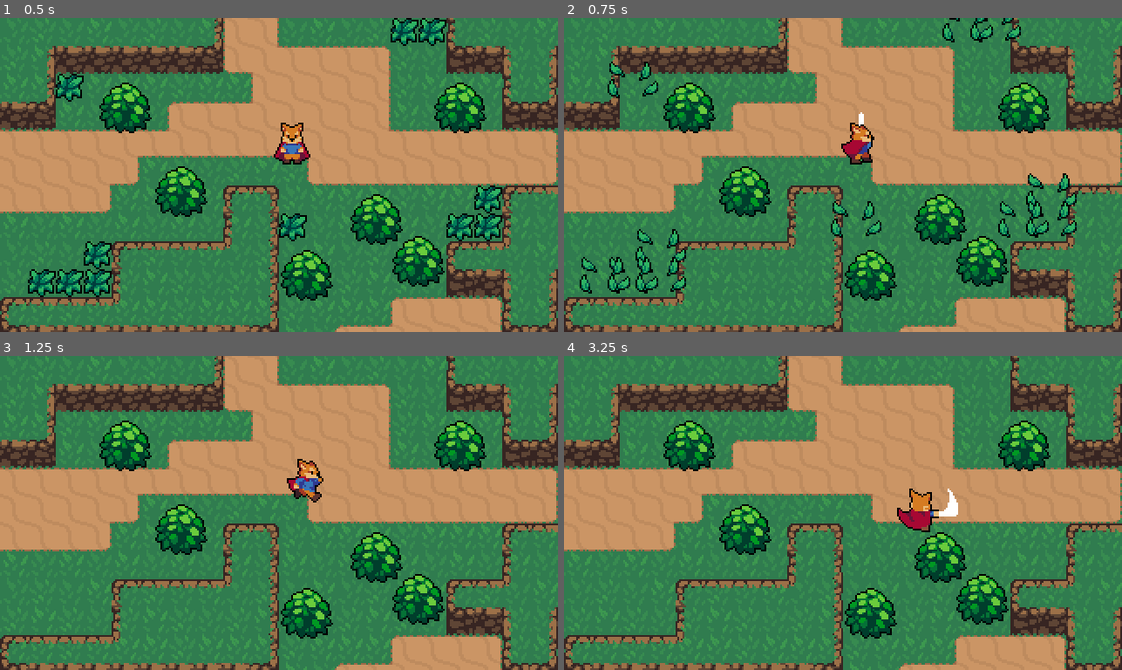
Above: before the commit, frames 1-4 (two rows, left to right).
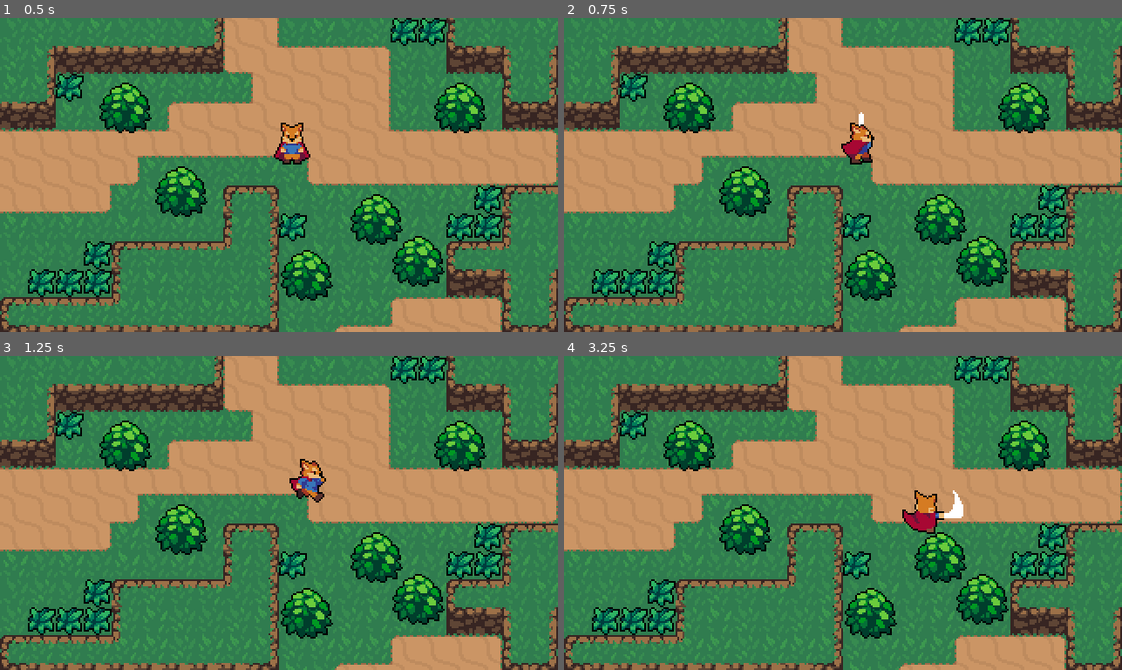
Above: after the commit, the same moments.

Repository: NonADev/ActionRPG
Game: Godot game, scene res://World.tscn
The game is run twice, just before and just after one commit, with the same random seed, the same clock (stepped at 60 frames per second) and the same inputs.
Inputs:
- Up to frame 1 (0.5 s): no input
- Up to frame 2 (0.75 s): tap Enter at 0.5 s; hold Right (ui_right) from 0.53 s (still down); tap Space (ui_attack) at 0.6 s
- Up to frame 3 (1.25 s): keep holding Right (ui_right)
- Up to frame 4 (3.25 s): release Right (ui_right) at 1.28 s; hold Down (ui_down) 1.28-2.03 s; tap Space (ui_attack) at 1.35, 2.1, 2.85 s; hold Right (ui_right) 2.03-2.78 s; hold Up (ui_up) from 2.78 s (still down)

Frame 1 is identical in both runs. In frame 2, 5.5% of the frame differs, in the area x 2-92%, y 0-89%; in frame 3, 4.1%; in frame 4, 4.4%.

Commit message:
adicionado hitboxes e hurtboxes

Diff:
--- /dev/null
+++ b/Resources/Overlap/Hitbox.tscn
@@ -0,0 +1,7 @@
+[gd_scene format=2]
+
+[node name="Hitbox" type="Area2D"]
+collision_layer = 0
+collision_mask = 0
+
+[node name="CollisionShape2D" type="CollisionShape2D" parent="."]
--- /dev/null
+++ b/Resources/Overlap/Hurtbox.tscn
@@ -0,0 +1,7 @@
+[gd_scene format=2]
+
+[node name="Hurtbox" type="Area2D"]
+collision_layer = 0
+collision_mask = 0
+
+[node name="CollisionShape2D" type="CollisionShape2D" parent="."]
--- a/Resources/Player/Player.gd
+++ b/Resources/Player/Player.gd
@@ -22,7 +22,7 @@
 	animationTree.active = true
 
 
-func _process(delta):
+func _physics_process(delta):
 	match state:
 		MOVE:
 			move_state(delta)
--- a/Resources/Player/Player.tscn
+++ b/Resources/Player/Player.tscn
@@ -1,7 +1,8 @@
-[gd_scene load_steps=37 format=2]
+[gd_scene load_steps=39 format=2]
 
 [ext_resource path="res://Resources/Player/Player.gd" type="Script" id=1]
 [ext_resource path="res://Resources/Player/Player.png" type="Texture" id=2]
+[ext_resource path="res://Resources/Overlap/Hitbox.tscn" type="PackedScene" id=3]
 
 [sub_resource type="CapsuleShape2D" id=1]
 radius = 4.0
@@ -36,6 +37,30 @@
 "method": "attack_animation_finished"
 } ]
 }
+tracks/2/type = "value"
+tracks/2/path = NodePath("HitboxPivot:rotation_degrees")
+tracks/2/interp = 1
+tracks/2/loop_wrap = true
+tracks/2/imported = false
+tracks/2/enabled = true
+tracks/2/keys = {
+"times": PoolRealArray( 0 ),
+"transitions": PoolRealArray( 1 ),
+"update": 0,
+"values": [ 90.0 ]
+}
+tracks/3/type = "value"
+tracks/3/path = NodePath("HitboxPivot/SwordHitBox/CollisionShape2D:disabled")
+tracks/3/interp = 1
+tracks/3/loop_wrap = true
+tracks/3/imported = false
+tracks/3/enabled = true
+tracks/3/keys = {
+"times": PoolRealArray( 0.1, 0.3 ),
+"transitions": PoolRealArray( 1, 1 ),
+"update": 1,
+"values": [ false, true ]
+}
 
 [sub_resource type="Animation" id=3]
 resource_name = "AttackLeft"
@@ -66,6 +91,30 @@
 "method": "attack_animation_finished"
 } ]
 }
+tracks/2/type = "value"
+tracks/2/path = NodePath("HitboxPivot:rotation_degrees")
+tracks/2/interp = 1
+tracks/2/loop_wrap = true
+tracks/2/imported = false
+tracks/2/enabled = true
+tracks/2/keys = {
+"times": PoolRealArray( 0 ),
+"transitions": PoolRealArray( 1 ),
+"update": 0,
+"values": [ 180.0 ]
+}
+tracks/3/type = "value"
+tracks/3/path = NodePath("HitboxPivot/SwordHitBox/CollisionShape2D:disabled")
+tracks/3/interp = 1
+tracks/3/loop_wrap = true
+tracks/3/imported = false
+tracks/3/enabled = true
+tracks/3/keys = {
+"times": PoolRealArray( 0.1, 0.3 ),
+"transitions": PoolRealArray( 1, 1 ),
+"update": 1,
+"values": [ false, true ]
+}
 
 [sub_resource type="Animation" id=4]
 resource_name = "AttackRight"
@@ -96,6 +145,30 @@
 "method": "attack_animation_finished"
 } ]
 }
+tracks/2/type = "value"
+tracks/2/path = NodePath("HitboxPivot:rotation_degrees")
+tracks/2/interp = 1
+tracks/2/loop_wrap = true
+tracks/2/imported = false
+tracks/2/enabled = true
+tracks/2/keys = {
+"times": PoolRealArray( 0 ),
+"transitions": PoolRealArray( 1 ),
+"update": 0,
+"values": [ 0.0 ]
+}
+tracks/3/type = "value"
+tracks/3/path = NodePath("HitboxPivot/SwordHitBox/CollisionShape2D:disabled")
+tracks/3/interp = 1
+tracks/3/loop_wrap = true
+tracks/3/imported = false
+tracks/3/enabled = true
+tracks/3/keys = {
+"times": PoolRealArray( 0.1, 0.3 ),
+"transitions": PoolRealArray( 1, 1 ),
+"update": 1,
+"values": [ false, true ]
+}
 
 [sub_resource type="Animation" id=5]
 resource_name = "AttackUp"
@@ -126,6 +199,30 @@
 "method": "attack_animation_finished"
 } ]
 }
+tracks/2/type = "value"
+tracks/2/path = NodePath("HitboxPivot:rotation_degrees")
+tracks/2/interp = 1
+tracks/2/loop_wrap = true
+tracks/2/imported = false
+tracks/2/enabled = true
+tracks/2/keys = {
+"times": PoolRealArray( 0 ),
+"transitions": PoolRealArray( 1 ),
+"update": 0,
+"values": [ 270.0 ]
+}
+tracks/3/type = "value"
+tracks/3/path = NodePath("HitboxPivot/SwordHitBox/CollisionShape2D:disabled")
+tracks/3/interp = 1
+tracks/3/loop_wrap = true
+tracks/3/imported = false
+tracks/3/enabled = true
+tracks/3/keys = {
+"times": PoolRealArray( 0.1, 0.3 ),
+"transitions": PoolRealArray( 1, 1 ),
+"update": 1,
+"values": [ false, true ]
+}
 
 [sub_resource type="Animation" id=6]
 length = 0.1
@@ -255,101 +352,105 @@
 "values": [ 7, 8, 9, 10, 11, 6 ]
 }
 
-[sub_resource type="AnimationNodeAnimation" id=28]
+[sub_resource type="AnimationNodeAnimation" id=14]
 animation = "AttackLeft"
 
-[sub_resource type="AnimationNodeAnimation" id=29]
+[sub_resource type="AnimationNodeAnimation" id=15]
 animation = "AttackUp"
 
-[sub_resource type="AnimationNodeAnimation" id=30]
+[sub_resource type="AnimationNodeAnimation" id=16]
 animation = "AttackDown"
 
-[sub_resource type="AnimationNodeAnimation" id=31]
+[sub_resource type="AnimationNodeAnimation" id=17]
 animation = "AttackRight"
 
-[sub_resource type="AnimationNodeBlendSpace2D" id=32]
-blend_point_0/node = SubResource( 28 )
+[sub_resource type="AnimationNodeBlendSpace2D" id=18]
+blend_point_0/node = SubResource( 14 )
 blend_point_0/pos = Vector2( -1, 0 )
-blend_point_1/node = SubResource( 29 )
+blend_point_1/node = SubResource( 15 )
 blend_point_1/pos = Vector2( 0, -1.1 )
-blend_point_2/node = SubResource( 30 )
+blend_point_2/node = SubResource( 16 )
 blend_point_2/pos = Vector2( 0, 1.1 )
-blend_point_3/node = SubResource( 31 )
+blend_point_3/node = SubResource( 17 )
 blend_point_3/pos = Vector2( 1, 0 )
 min_space = Vector2( -1, -1.1 )
 max_space = Vector2( 1, 1.1 )
 blend_mode = 1
 
-[sub_resource type="AnimationNodeAnimation" id=14]
+[sub_resource type="AnimationNodeAnimation" id=19]
 animation = "IdleLeft"
 
-[sub_resource type="AnimationNodeAnimation" id=15]
+[sub_resource type="AnimationNodeAnimation" id=20]
 animation = "IdleDown"
 
-[sub_resource type="AnimationNodeAnimation" id=16]
+[sub_resource type="AnimationNodeAnimation" id=21]
 animation = "IdleRight"
 
-[sub_resource type="AnimationNodeAnimation" id=17]
+[sub_resource type="AnimationNodeAnimation" id=22]
 animation = "IdleTop"
 
-[sub_resource type="AnimationNodeBlendSpace2D" id=18]
-blend_point_0/node = SubResource( 14 )
+[sub_resource type="AnimationNodeBlendSpace2D" id=23]
+blend_point_0/node = SubResource( 19 )
 blend_point_0/pos = Vector2( -1, 0 )
-blend_point_1/node = SubResource( 15 )
+blend_point_1/node = SubResource( 20 )
 blend_point_1/pos = Vector2( 0, 1.1 )
-blend_point_2/node = SubResource( 16 )
+blend_point_2/node = SubResource( 21 )
 blend_point_2/pos = Vector2( 1, 0 )
-blend_point_3/node = SubResource( 17 )
+blend_point_3/node = SubResource( 22 )
 blend_point_3/pos = Vector2( 0, -1.1 )
 min_space = Vector2( -1, -1.1 )
 max_space = Vector2( 1, 1.1 )
 blend_mode = 1
 
-[sub_resource type="AnimationNodeAnimation" id=19]
+[sub_resource type="AnimationNodeAnimation" id=24]
 animation = "RunLeft"
 
-[sub_resource type="AnimationNodeAnimation" id=20]
+[sub_resource type="AnimationNodeAnimation" id=25]
 animation = "RunRight"
 
-[sub_resource type="AnimationNodeAnimation" id=21]
+[sub_resource type="AnimationNodeAnimation" id=26]
 animation = "RunDown"
 
-[sub_resource type="AnimationNodeAnimation" id=22]
+[sub_resource type="AnimationNodeAnimation" id=27]
 animation = "RunUp"
 
-[sub_resource type="AnimationNodeBlendSpace2D" id=23]
-blend_point_0/node = SubResource( 19 )
+[sub_resource type="AnimationNodeBlendSpace2D" id=28]
+blend_point_0/node = SubResource( 24 )
 blend_point_0/pos = Vector2( -1, 0 )
-blend_point_1/node = SubResource( 20 )
+blend_point_1/node = SubResource( 25 )
 blend_point_1/pos = Vector2( 1, 0 )
-blend_point_2/node = SubResource( 21 )
+blend_point_2/node = SubResource( 26 )
 blend_point_2/pos = Vector2( 0, 1 )
-blend_point_3/node = SubResource( 22 )
+blend_point_3/node = SubResource( 27 )
 blend_point_3/pos = Vector2( 0, -1 )
 blend_mode = 1
 
-[sub_resource type="AnimationNodeStateMachineTransition" id=24]
-
-[sub_resource type="AnimationNodeStateMachineTransition" id=25]
-
-[sub_resource type="AnimationNodeStateMachineTransition" id=33]
-
-[sub_resource type="AnimationNodeStateMachineTransition" id=34]
-
-[sub_resource type="AnimationNodeStateMachine" id=26]
-states/Attack/node = SubResource( 32 )
+[sub_resource type="AnimationNodeStateMachineTransition" id=29]
+
+[sub_resource type="AnimationNodeStateMachineTransition" id=30]
+
+[sub_resource type="AnimationNodeStateMachineTransition" id=31]
+
+[sub_resource type="AnimationNodeStateMachineTransition" id=32]
+
+[sub_resource type="AnimationNodeStateMachine" id=33]
+states/Attack/node = SubResource( 18 )
 states/Attack/position = Vector2( 143, 206 )
-states/Idle/node = SubResource( 18 )
+states/Idle/node = SubResource( 23 )
 states/Idle/position = Vector2( 143, 92 )
-states/Run/node = SubResource( 23 )
+states/Run/node = SubResource( 28 )
 states/Run/position = Vector2( 371, 92 )
-transitions = [ "Idle", "Run", SubResource( 24 ), "Run", "Idle", SubResource( 25 ), "Idle", "Attack", SubResource( 33 ), "Attack", "Idle", SubResource( 34 ) ]
+transitions = [ "Idle", "Run", SubResource( 29 ), "Run", "Idle", SubResource( 30 ), "Idle", "Attack", SubResource( 31 ), "Attack", "Idle", SubResource( 32 ) ]
 start_node = "Idle"
 graph_offset = Vector2( -62, 51 )
 
-[sub_resource type="AnimationNodeStateMachinePlayback" id=27]
+[sub_resource type="AnimationNodeStateMachinePlayback" id=34]
+
+[sub_resource type="CapsuleShape2D" id=35]
+height = 12.0
 
 [node name="Player" type="KinematicBody2D"]
+collision_layer = 2
 script = ExtResource( 1 )
 __meta__ = {
 "_edit_group_": true
@@ -359,7 +460,7 @@
 position = Vector2( 0, -9 )
 texture = ExtResource( 2 )
 hframes = 60
-frame = 18
+frame = 39
 
 [node name="CollisionShape2D" type="CollisionShape2D" parent="."]
 rotation = -1.5708
@@ -380,9 +481,26 @@
 anims/RunUp = SubResource( 13 )
 
 [node name="AnimationTree" type="AnimationTree" parent="."]
-tree_root = SubResource( 26 )
+tree_root = SubResource( 33 )
 anim_player = NodePath("../AnimationPlayer")
-parameters/playback = SubResource( 27 )
+parameters/playback = SubResource( 34 )
 parameters/Attack/blend_position = Vector2( 0.0152284, 0.171676 )
 parameters/Idle/blend_position = Vector2( 0, 0.1 )
 parameters/Run/blend_position = Vector2( 0, 0 )
+
+[node name="HitboxPivot" type="Position2D" parent="."]
+position = Vector2( 0, -4 )
+rotation = 1.5708
+__meta__ = {
+"_gizmo_extents_": 8.0
+}
+
+[node name="SwordHitBox" parent="HitboxPivot" instance=ExtResource( 3 )]
+position = Vector2( 15, 0 )
+collision_mask = 8
+
+[node name="CollisionShape2D" parent="HitboxPivot/SwordHitBox" index="0"]
+shape = SubResource( 35 )
+disabled = true
+
+[editable path="HitboxPivot/SwordHitBox"]
--- a/Resources/World/Bush.tscn
+++ b/Resources/World/Bush.tscn
@@ -7,6 +7,7 @@
 height = 12.0
 
 [node name="Bush" type="StaticBody2D"]
+collision_mask = 0
 
 [node name="Sprite" type="Sprite" parent="."]
 position = Vector2( 0, -4 )
--- a/Resources/World/Grass.gd
+++ b/Resources/World/Grass.gd
@@ -1,10 +1,12 @@
 extends Node2D
 
-func _process(delta):
-	if Input.is_action_just_pressed("ui_attack"):
-		var GrassEffect = load("res://Resources/Effects/GrassEffect.tscn")
-		var grassEffect = GrassEffect.instance()
-		get_parent().add_child(grassEffect)
-		grassEffect.global_position = self.position
+func create_grass_effect():
+	var GrassEffect = load("res://Resources/Effects/GrassEffect.tscn")
+	var grassEffect = GrassEffect.instance()
+	get_parent().add_child(grassEffect)
+	grassEffect.global_position = self.position
 
-		queue_free()
+
+func _on_Hurtbox_area_entered(area):
+	create_grass_effect()
+	queue_free()
--- a/Resources/World/Grass.tscn
+++ b/Resources/World/Grass.tscn
@@ -1,7 +1,11 @@
-[gd_scene load_steps=3 format=2]
+[gd_scene load_steps=5 format=2]
 
 [ext_resource path="res://Resources/World/Grass.png" type="Texture" id=1]
 [ext_resource path="res://Resources/World/Grass.gd" type="Script" id=2]
+[ext_resource path="res://Resources/Overlap/Hurtbox.tscn" type="PackedScene" id=3]
+
+[sub_resource type="RectangleShape2D" id=1]
+extents = Vector2( 7, 7 )
 
 [node name="Grass" type="Node2D"]
 script = ExtResource( 2 )
@@ -10,3 +14,13 @@
 texture = ExtResource( 1 )
 centered = false
 offset = Vector2( -8, -8 )
+
+[node name="Hurtbox" parent="." instance=ExtResource( 3 )]
+collision_layer = 8
+
+[node name="CollisionShape2D" parent="Hurtbox" index="0"]
+position = Vector2( 8, 8 )
+shape = SubResource( 1 )
+[connection signal="area_entered" from="Hurtbox" to="." method="_on_Hurtbox_area_entered"]
+
+[editable path="Hurtbox"]
--- a/World.tscn
+++ b/World.tscn
@@ -506,6 +506,7 @@
 [node name="DirtClifTileMap" type="TileMap" parent="BackGround"]
 tile_set = SubResource( 49 )
 cell_size = Vector2( 32, 32 )
+collision_mask = 0
 format = 1
 tile_data = PoolIntArray( -1, 0, 0, -65536, 0, 1, -65535, 0, 1, -65534, 0, 1, -65533, 0, 2, -65528, 0, 0, -65527, 0, 1, …(444 unchanged characters)…
 
--- a/project.godot
+++ b/project.godot
@@ -88,6 +88,13 @@
  ]
 }
 
+[layer_names]
+
+2d_physics/layer_1="World"
+2d_physics/layer_2="Player"
+2d_physics/layer_3="PlayerHurtBox"
+2d_physics/layer_4="EnemyHurtBox"
+
 [rendering]
 
 environment/default_environment="res://default_env.tres"
